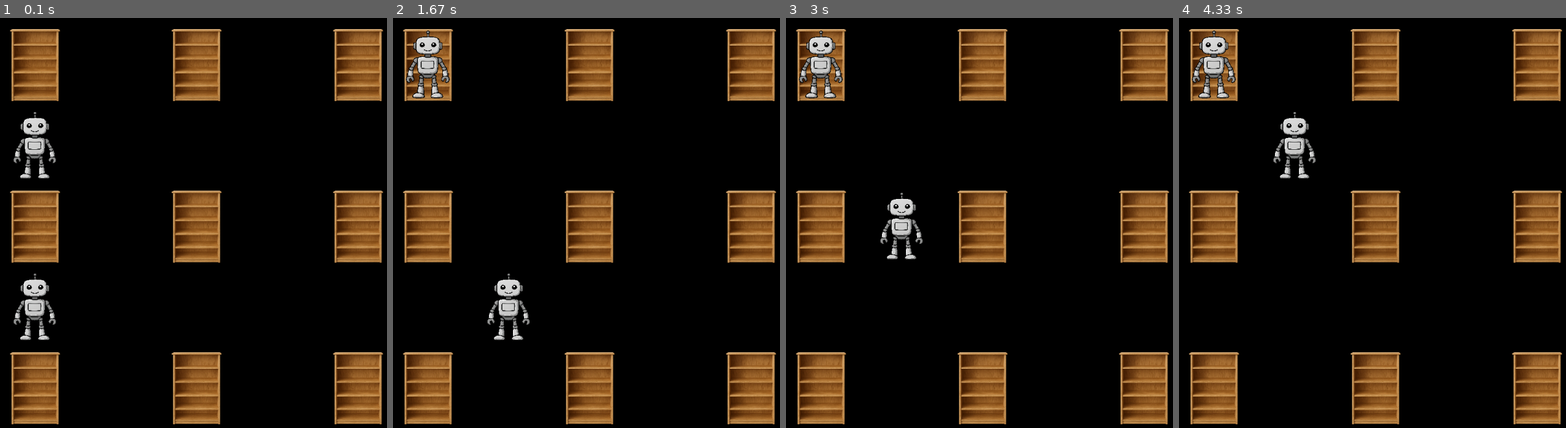
Above: before the commit, frames 1-4 (left to right).
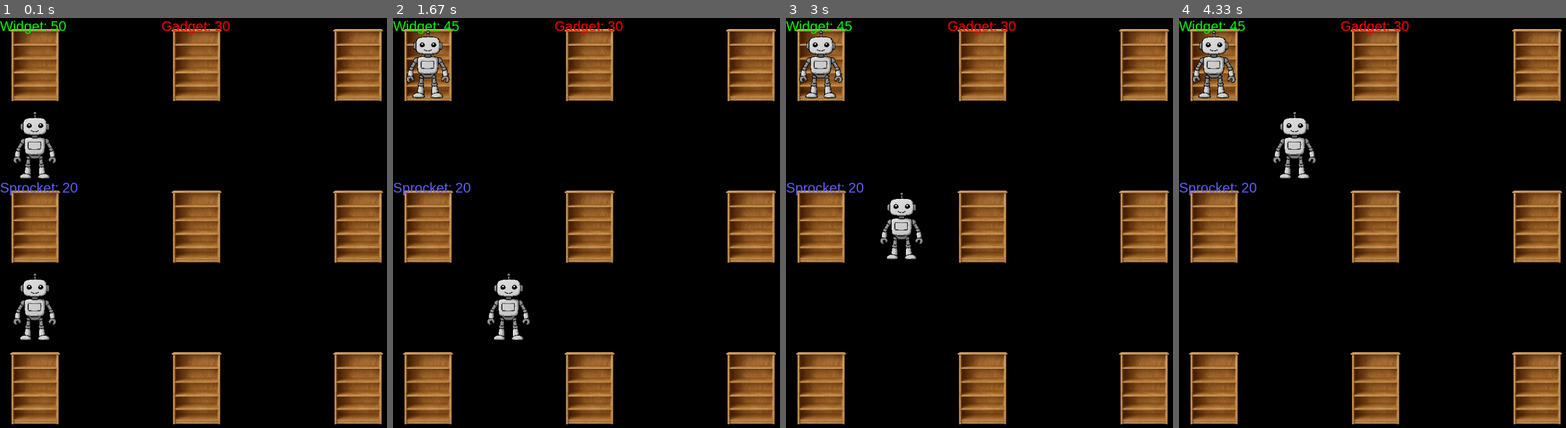
Above: after the commit, the same moments.

Repository: mtfehrer/cs476-project
Game: pygame game, started from main.py
Same seed, same stepped clock (60 frames per second), same inputs: the game is played once before the commit and once after it.
Inputs:
- Up to frame 1 (0.1 s): no input
- Up to frame 2 (1.67 s): no input
- Up to frame 3 (3 s): no input
- Up to frame 4 (4.33 s): no input

The runs differ from the first frame. In frame 1, 0.6% of the frame differs, in the area x 0-60%, y 0-44%; in frame 2, 0.6%; in frame 3, 0.6%; in frame 4, 0.6%.

Commit message:
add text rendering for items

Diff:
--- /dev/null
+++ b/constants.py
@@ -0,0 +1,6 @@
+import pygame
+
+pygame.init()
+item_colors = {"Gadget": (255, 0, 0), "Widget": (0, 255, 0), "Sprocket": (100, 100, 255)}
+font = pygame.font.SysFont("Arial", 30)
+text_surfaces = {}
--- a/main.py
+++ b/main.py
@@ -3,7 +3,6 @@
 from warehouse import Warehouse
 from order import Order
 
-pygame.init()
 screen_size = (1200, 900)
 screen = pygame.display.set_mode(screen_size)
 clock = pygame.time.Clock()
--- a/warehouse.py
+++ b/warehouse.py
@@ -1,6 +1,7 @@
 from typing import List, Dict, Tuple
 from shelf import Shelf
 from robot import Robot
+from constants import font, item_colors, text_surfaces
 
 class Warehouse:
     def __init__(self, map_layout: List[List[int]]):
@@ -37,7 +38,13 @@
 
     def render(self, screen, shelf_img, robot_img, grid_size):
         for pos, shelf in self.shelves.items():
-            screen.blit(shelf_img, (pos[1] * grid_size, pos[0] * grid_size))
+            shelf_pos = (pos[1] * grid_size, pos[0] * grid_size)
+            screen.blit(shelf_img, shelf_pos)
+
+            for item, q in shelf.items.items():
+                if (item, q) not in text_surfaces:
+                    text_surfaces[(item, q)] = font.render(f"{item}: {q}", True, item_colors[item])
+                screen.blit(text_surfaces[(item, q)], shelf_pos)
 
         for robot in self.robots:
             screen.blit(robot_img, (robot.position[1] * grid_size, robot.position[0] * grid_size))
